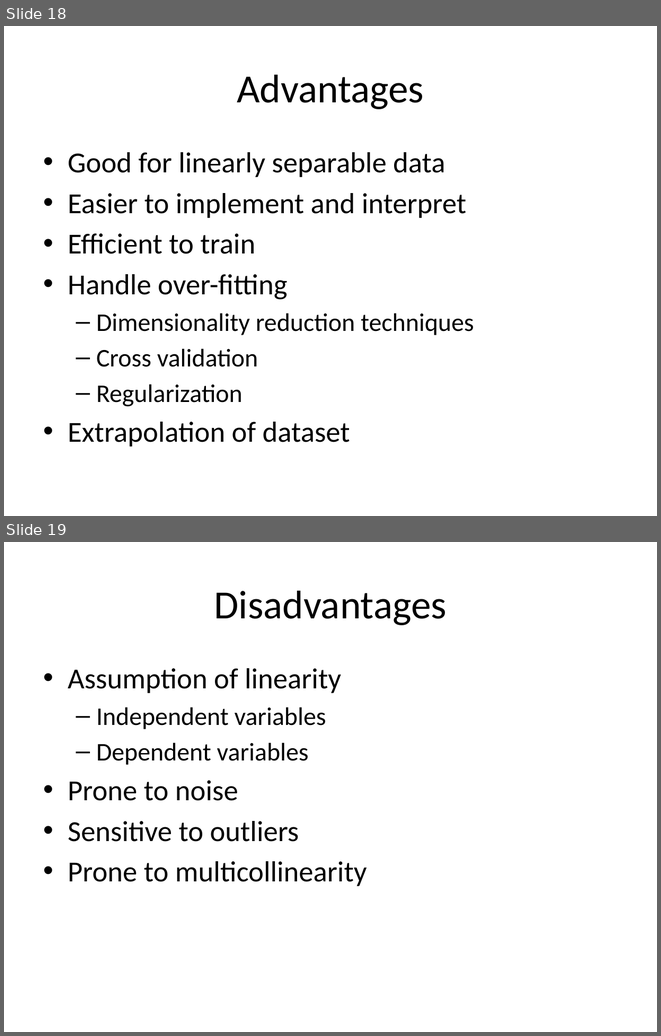
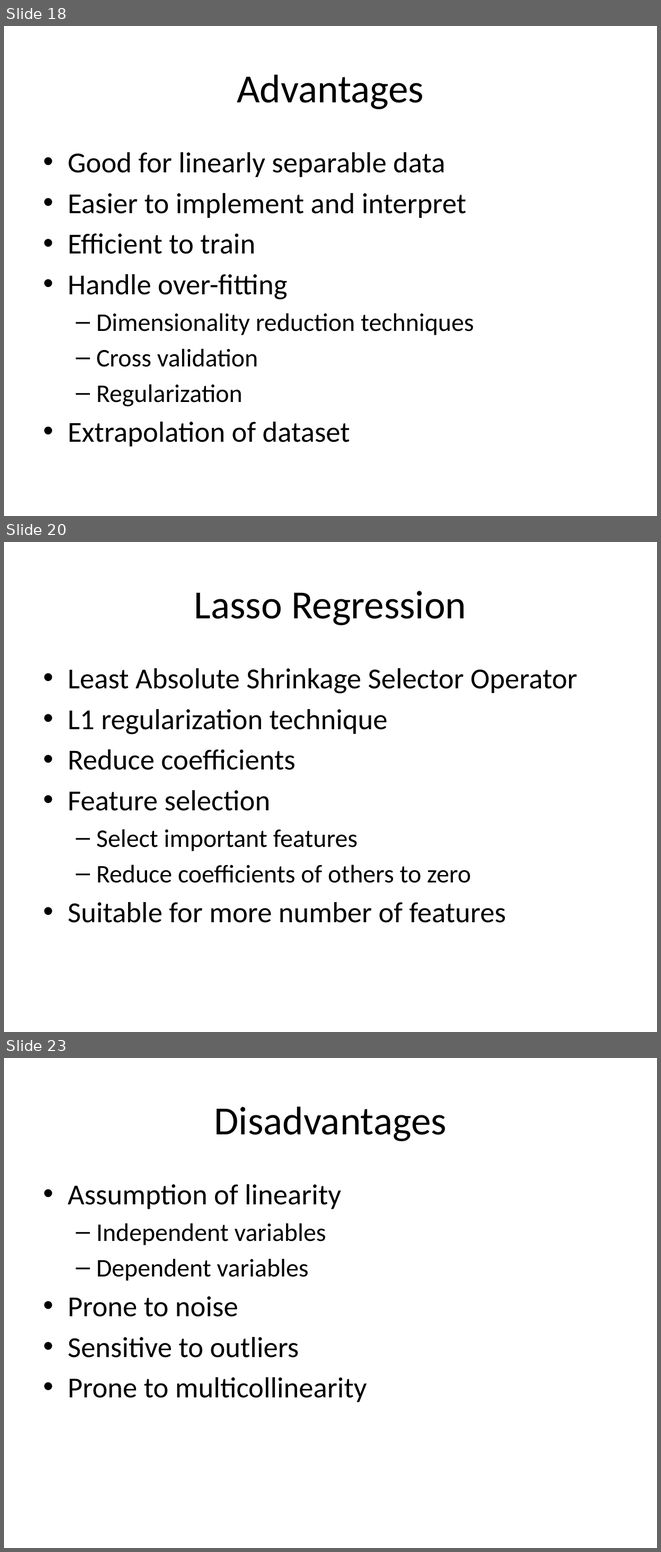
Before and after one commit to look4pritam/ArtificialIntelligence, a slide deck: MachineLearning/LinearRegression/LinearRegression.pptx. Shown one above the other, each under a label of ours: slides 18 and 19 before the commit, slides 18, 20 and 23 after it; the slides between them are not shown. The pictures are 661x1036 and 661x1552 pixels, drawn with LibreOffice and Linux fonts; fonts in the diff are those of the drawing. Boxes give left, top, right and bottom in pixels: in the first picture for what was removed or moved away, otherwise in the second. Text is boxed around its words. In the diff, an @@ line names an element or a change of style, - is before the commit and + after.

```diff
--- a/MachineLearning/LinearRegression/LinearRegression.pptx
+++ b/MachineLearning/LinearRegression/LinearRegression.pptx
@@ slide 20 added at (4,542,657,1032), background #FFFFFF @@
@@ title added at (194,591,466,625), 44 pt, text #000000 @@
+Lasso Regression
@@ text added at (68,668,577,923), 32 pt, text #000000 @@
+• Least Absolute Shrinkage Selector Operator
+• L1 regularization technique
+• Reduce coefficients
+• Feature selection
+  – Select important features
+  – Reduce coefficients of others to zero
+• Suitable for more number of features
@@ what was slide 19 is now slide 23 @@
```
Also in this commit, not shown: 3 other slides added.
